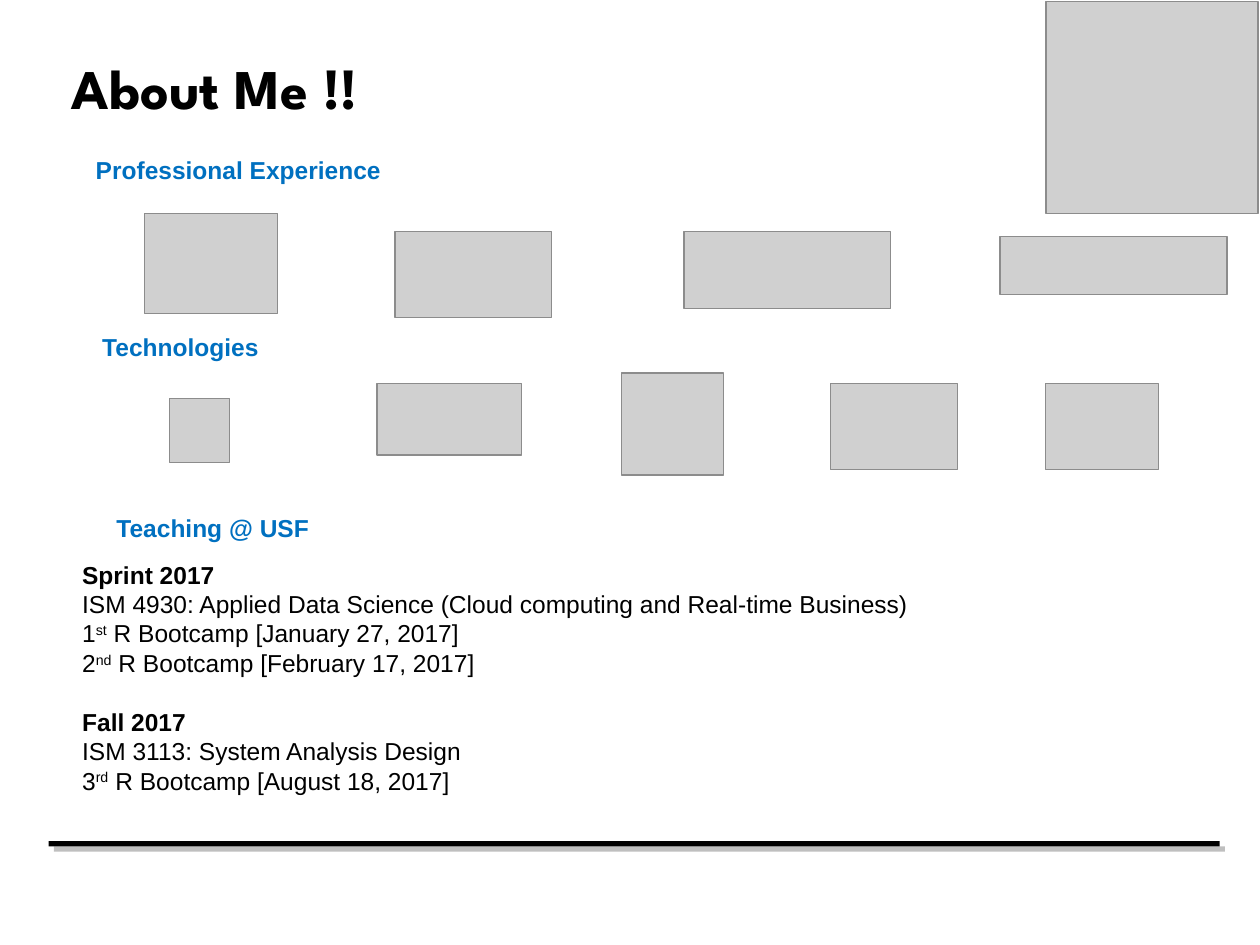
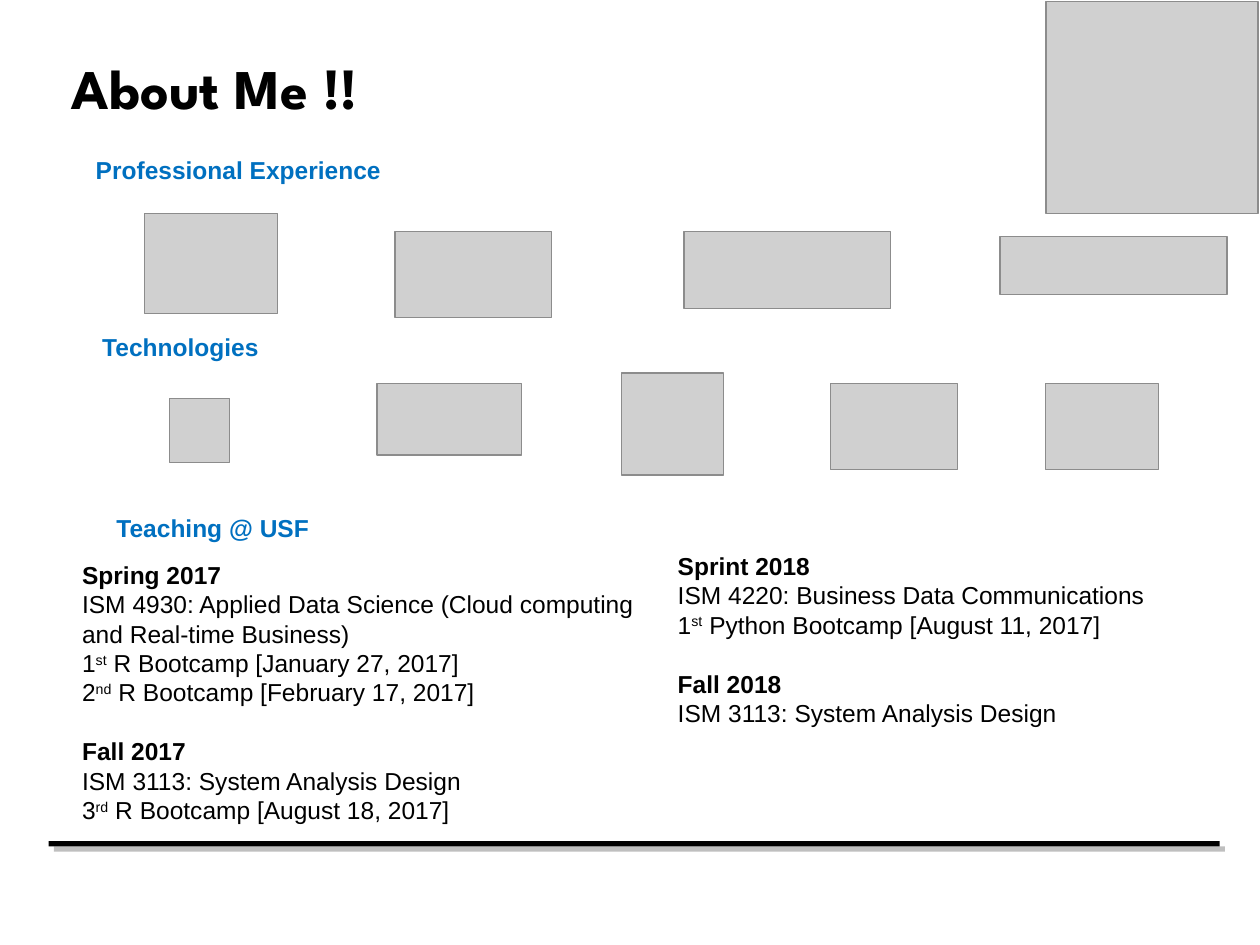
Before and after one commit to paritosh1984/Python-Workshop, a slide deck: slide 2 of welcome/Python welcome.pptx. Drawn at 1260x945 pixels with LibreOffice and Linux fonts; fonts in the diff are those of the drawing; grey boxes stand for pictures; background and template pictures are left out. Boxes give left, top, right and bottom in pixels: in the first picture for what was removed or moved away, otherwise in the second. Text is boxed around its words. In the diff, an @@ line names an element or a change of style, - is before the commit and + after.

```diff
--- a/welcome/Python welcome.pptx
+++ b/welcome/Python welcome.pptx
@@ text at (82,566,221,589): text changed @@
-Sprint 2017
+Spring 2017
@@ text added at (678,557,1144,727), 14 pt, text #000000 @@
+Sprint 2018
+ISM 4220: Business Data Communications
+1st Python Bootcamp [August 11, 2017]
+Fall 2018
+ISM 3113: System Analysis Design
```
Also in this commit, not shown: 1 other slide changed.
